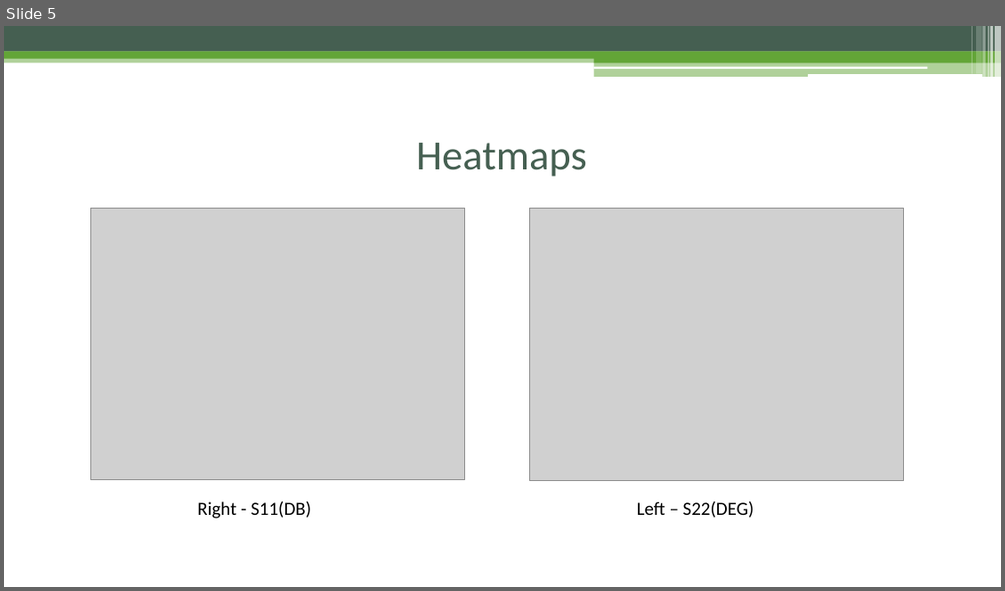
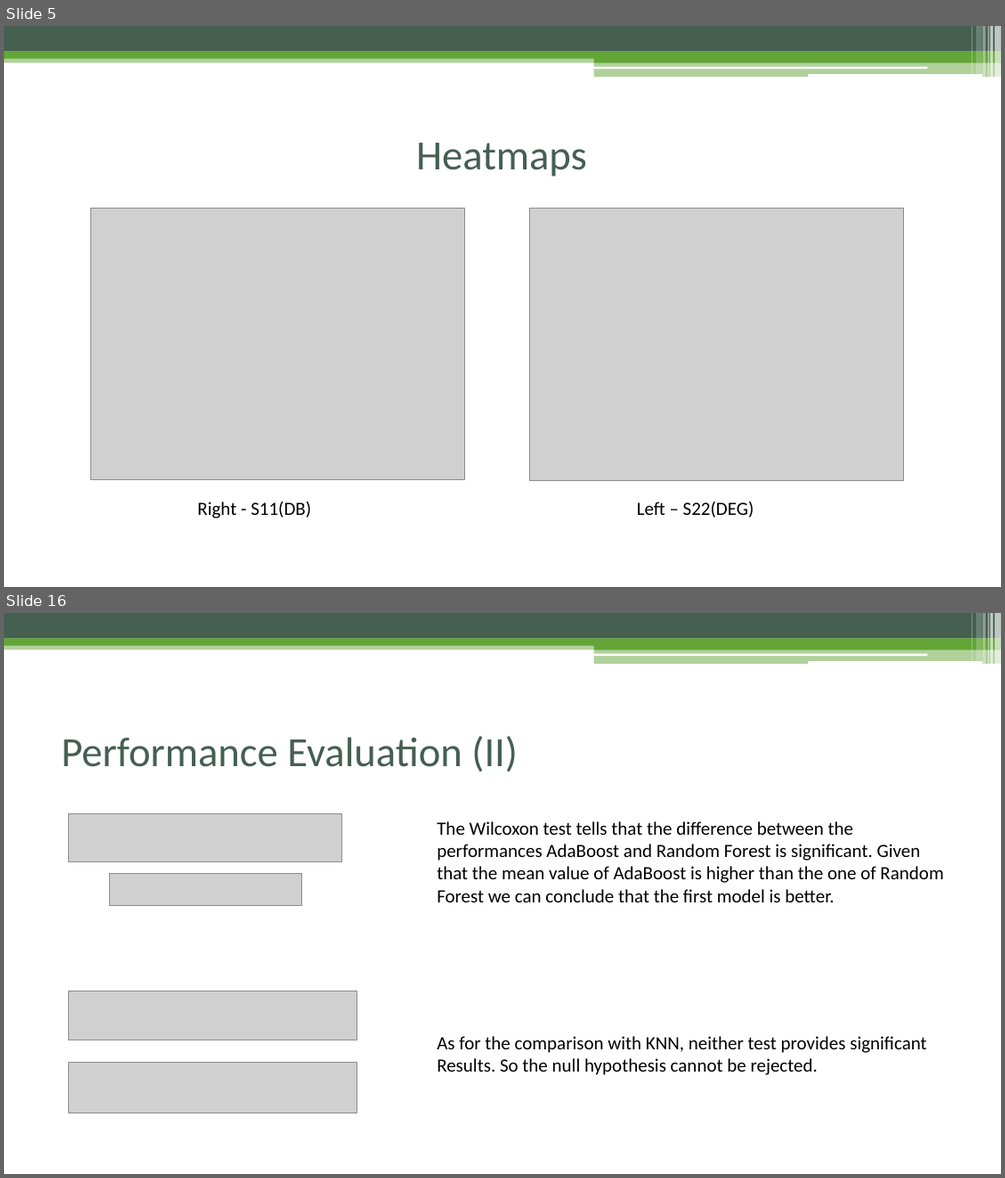
Before and after one commit to EmanueleTinghi/Data-Mining-Project, a slide deck: Docs/Presentation.pptx. Shown one above the other, each under a label of ours: slide 5 before the commit, slides 5 and 16 after it; the slides between them are not shown. The pictures are 1005x591 and 1005x1178 pixels, drawn with LibreOffice and Linux fonts; fonts in the diff are those of the drawing; grey boxes stand for pictures. Boxes give left, top, right and bottom in pixels: in the first picture for what was removed or moved away, otherwise in the second. Text is boxed around its words. In the diff, an @@ line names an element or a change of style, - is before the commit and + after.

```diff
--- a/Docs/Presentation.pptx
+++ b/Docs/Presentation.pptx
@@ slide 16 added at [4, 613, 1001, 1174], background #FFFFFF; not listed: 13 template elements that a slide beside it also shows @@
@@ title added at [61, 736, 518, 772], 40 pt, text #455F51 @@
+Performance Evaluation (II)
@@ picture added at [68, 814, 342, 862] @@
@@ text added at [437, 821, 943, 902], 18 pt, text #000000 @@
+The Wilcoxon test tells that the difference between the performances AdaBoost and Random Forest is significant. Given that the mean value of AdaBoost is higher than the one of Random Forest we can conclude that the first model is better.
@@ picture added at [109, 873, 301, 906] @@
@@ picture added at [68, 990, 356, 1040] @@
@@ text added at [437, 1036, 926, 1075], 18 pt, text #000000 @@
+As for the comparison with KNN, neither test provides significant
+Results. So the null hypothesis cannot be rejected.
@@ picture added at [68, 1062, 356, 1112] @@
```
Also in this commit, not shown: 3 slides changed, 10 other slides added, 10 slides removed, 3 other files.
